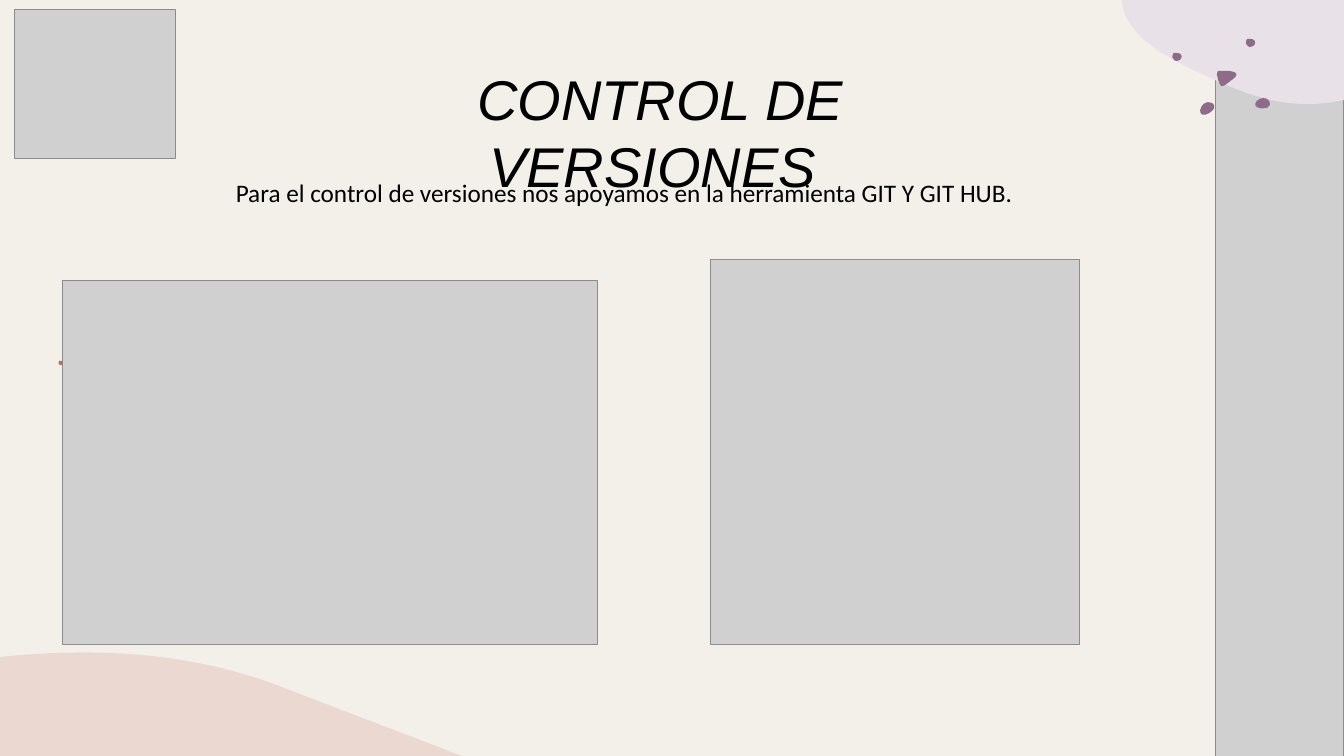
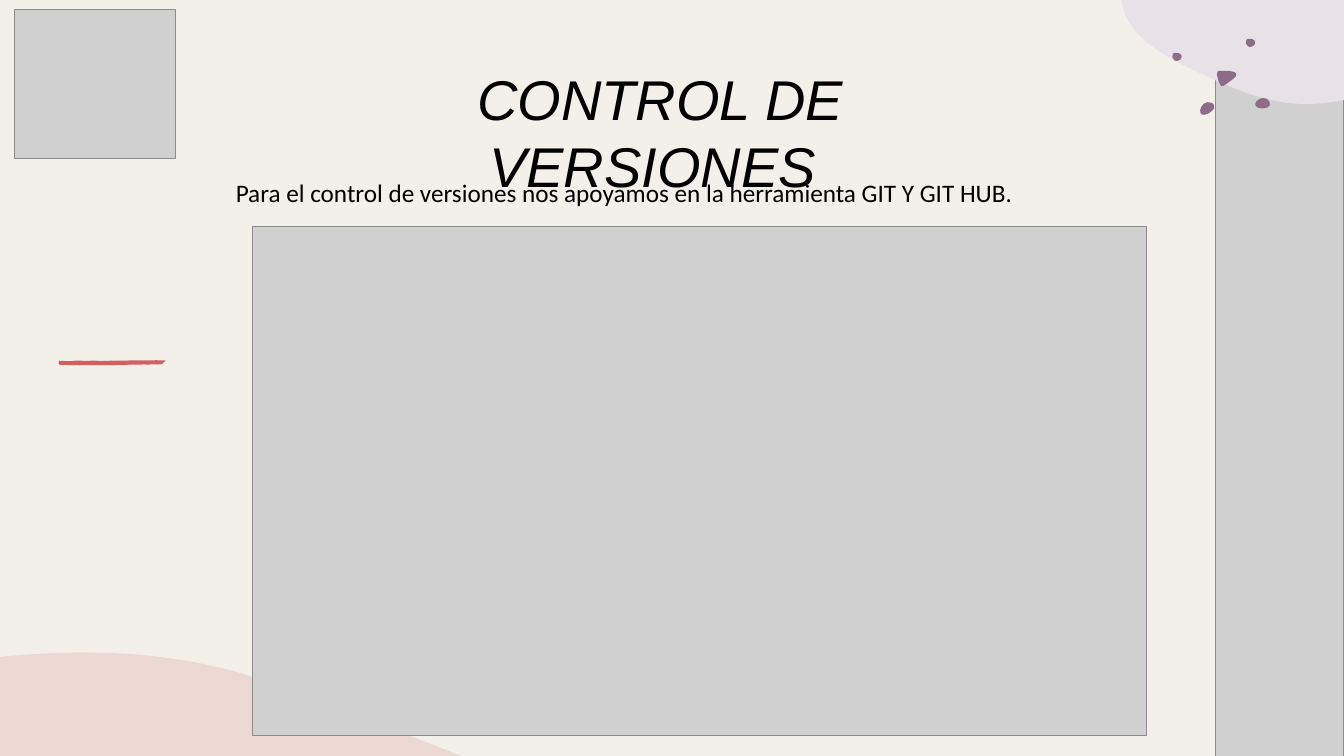
Before and after one commit to huertas-santiago/WebWuky, a slide deck: slide 11 of PRESENTACIONES/Presentacion de Proyecto_WUKY.pptx. Drawn at 1344x756 pixels with LibreOffice and Linux fonts; fonts in the diff are those of the drawing; grey boxes stand for pictures. Boxes give left, top, right and bottom in pixels: in the first picture for what was removed or moved away, otherwise in the second. Text is boxed around its words. In the diff, an @@ line names an element or a change of style, - is before the commit and + after.

```diff
--- a/PRESENTACIONES/Presentacion de Proyecto_WUKY.pptx
+++ b/PRESENTACIONES/Presentacion de Proyecto_WUKY.pptx
@@ picture added at (253,227,1147,736) @@
@@ picture removed at (711,259,1080,644) @@
@@ picture removed at (63,280,598,644) @@
@@ freeform shape added at (164,360,164,360), fill #D45E5E @@
```
Also in this commit, not shown: 2 other slides changed.
